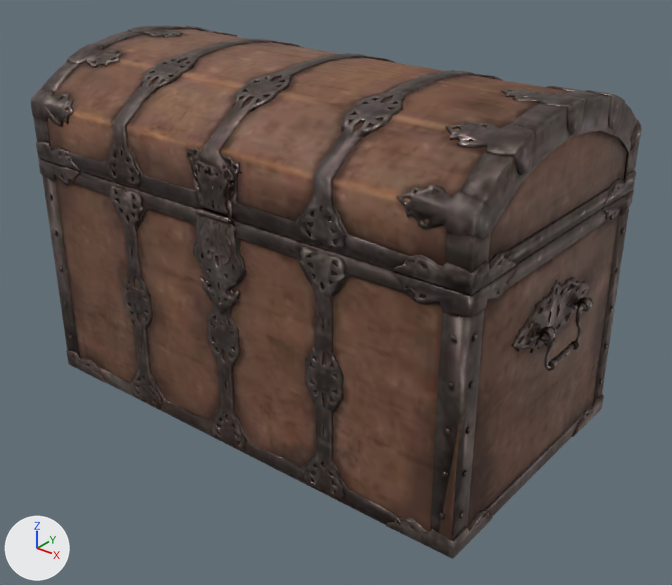
One commit to the glTF model 3d/models/treasure_chest.glb: the scene before it, then after it.
Before and after are seen from a 50 mm lens placed at (0.967, -1.171, 0.931), pointed at (0.046, -0.02, 0.217). The lights are fixed; the arrows at lower left show +X, +Y and +Z. The first picture is the older version. Where no turn or scale is listed for an object, it has been applied to the vertices. Vertices at exactly the same position are counted once.

Names of what the first picture shows: 'treasure_chest_bottom'.
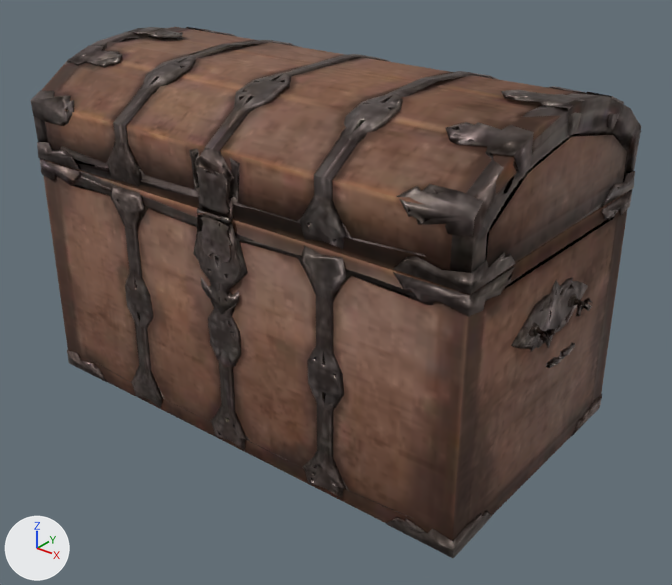
What differs and where, as boxes (x1, y1, x2, y2) in the pictures (672 x 585 px):
'treasure_chest_bottom', reshaped: before (30, 25, 642, 559); after (30, 27, 641, 558)
part 1 of me_plane_020, deleted: before (49, 194, 625, 519)
part 2 of me_plane_020, cut back: before (31, 25, 642, 559)

Diff of the bpy script that builds the scene:
```diff
--- a/3d/models/treasure_chest.glb.py
+++ b/3d/models/treasure_chest.glb.py
@@ me_plane_020 @@
 # used by ob_treasure_chest_bottom; location = (0.0, -0.001, 0.308)
-me_plane_020.from_pydata(...)  # 9655 vertices, 15496 faces; spans x -0.48..0.48, y -0.261..0.261, z -0.309..0.309
+me_plane_020.from_pydata(...)  # 2527 vertices, 3786 faces; spans x -0.476..0.48, y -0.261..0.261, z -0.309..0.307
+# me_plane_020 part 1: 42 loose pieces with 510 vertices, spanning x -0.448..0.448, y -0.259..0.261, z -0.246..0.116, are deleted
+# me_plane_020 part 2: 2 vertices moved within x -0.185..0.185, y 0.255, z 0.116; 6618 vertices removed from x -0.48..0.48, y -0.261..0.261, z -0.309..0.309
 me_plane_020.materials.append(mat_treasure_chest)
```
